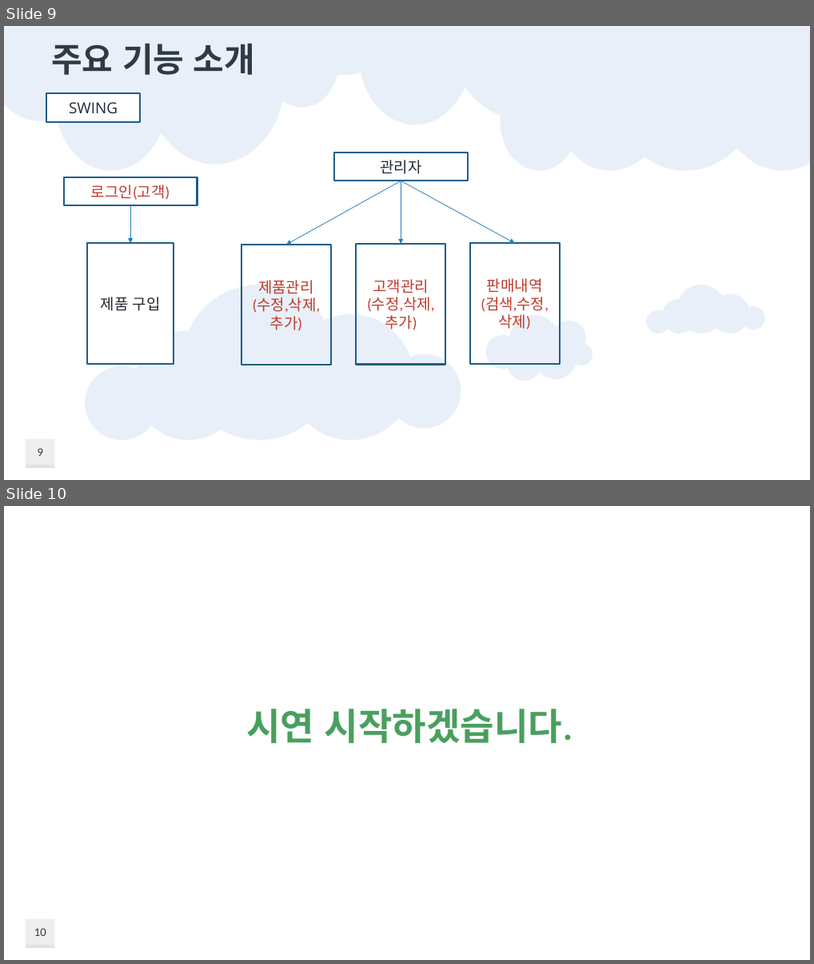
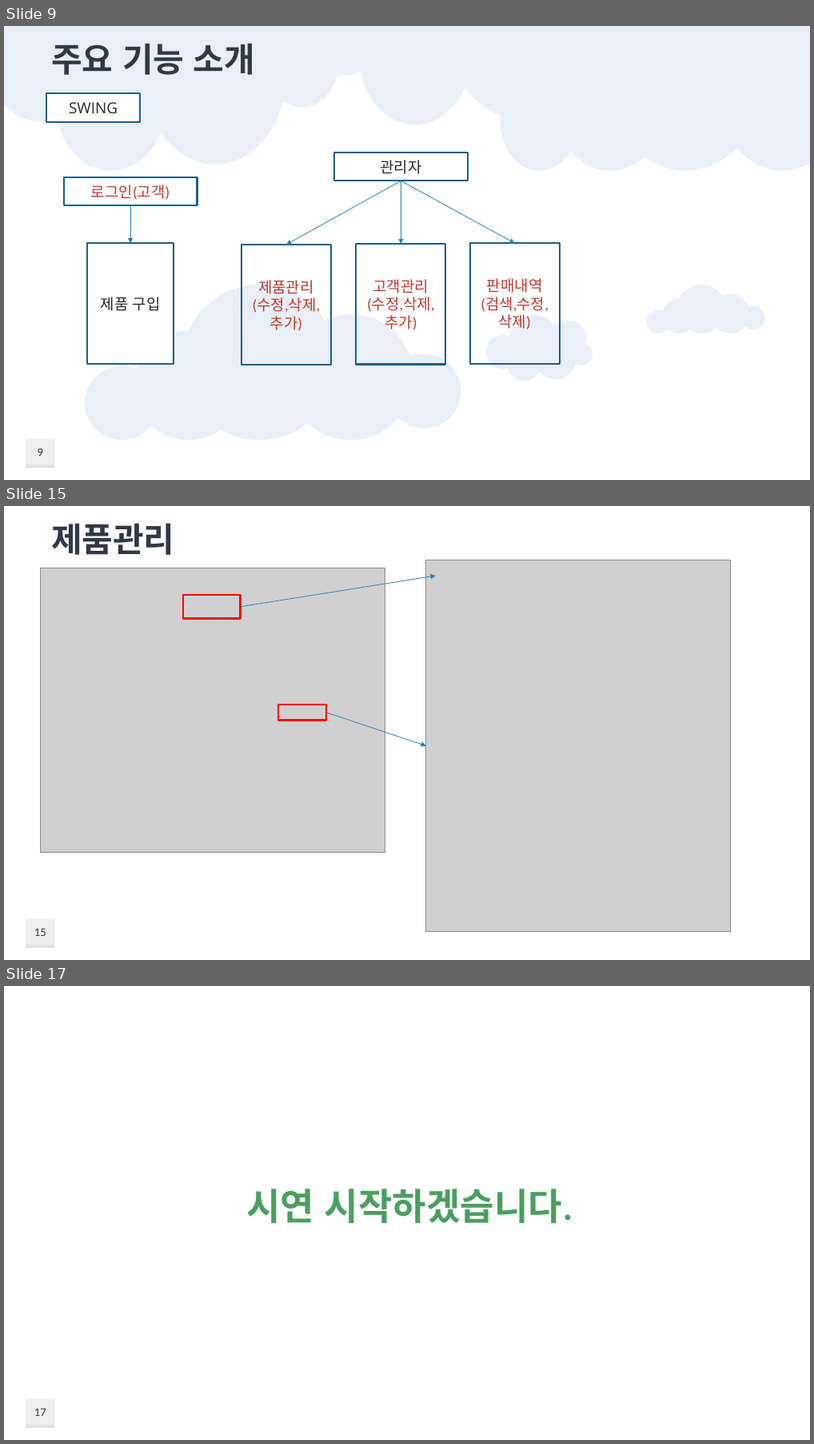
Before and after one commit to taehoon95/shoppingMall, a slide deck: document/쇼핑몰(이태훈).pptx. Shown one above the other, each under a label of ours: slides 9 and 10 before the commit, slides 9, 15 and 17 after it; the slides between them are not shown. The pictures are 814x964 and 814x1444 pixels, drawn with LibreOffice and Linux fonts; fonts in the diff are those of the drawing; grey boxes stand for pictures; background and template pictures are left out. Boxes give left, top, right and bottom in pixels: in the first picture for what was removed or moved away, otherwise in the second. Text is boxed around its words. In the diff, an @@ line names an element or a change of style, - is before the commit and + after.

```diff
--- a/document/쇼핑몰(이태훈).pptx
+++ b/document/쇼핑몰(이태훈).pptx
@@ slide 15 added at (4, 506, 810, 960), background #FFFFFF; not listed: 3 template elements that a slide beside it also shows @@
@@ title added at (51, 523, 174, 555), 40 pt, text #2F3A46, bold @@
+제품관리
@@ picture added at (40, 568, 386, 852) @@
@@ arrow added from (241, 607) to (436, 576), #257EB8 0.75 pt @@
@@ picture added at (426, 560, 731, 932) @@
@@ rectangle added at (184, 595, 241, 619), outline #FF0000 2.25 pt @@
@@ rectangle added at (278, 704, 326, 720), outline #FF0000 2.25 pt @@
@@ arrow added from (326, 712) to (426, 745), #257EB8 0.75 pt @@
@@ page number added at (34, 928, 46, 936), 14 pt, text #2F3A46 @@
+15
@@ what was slide 10 is now slide 17 @@
@@ page number at (34, 1408, 46, 1416): text changed @@
-10
+17
```
Also in this commit, not shown: 1 slide changed, 6 other slides added, 1 other file.
